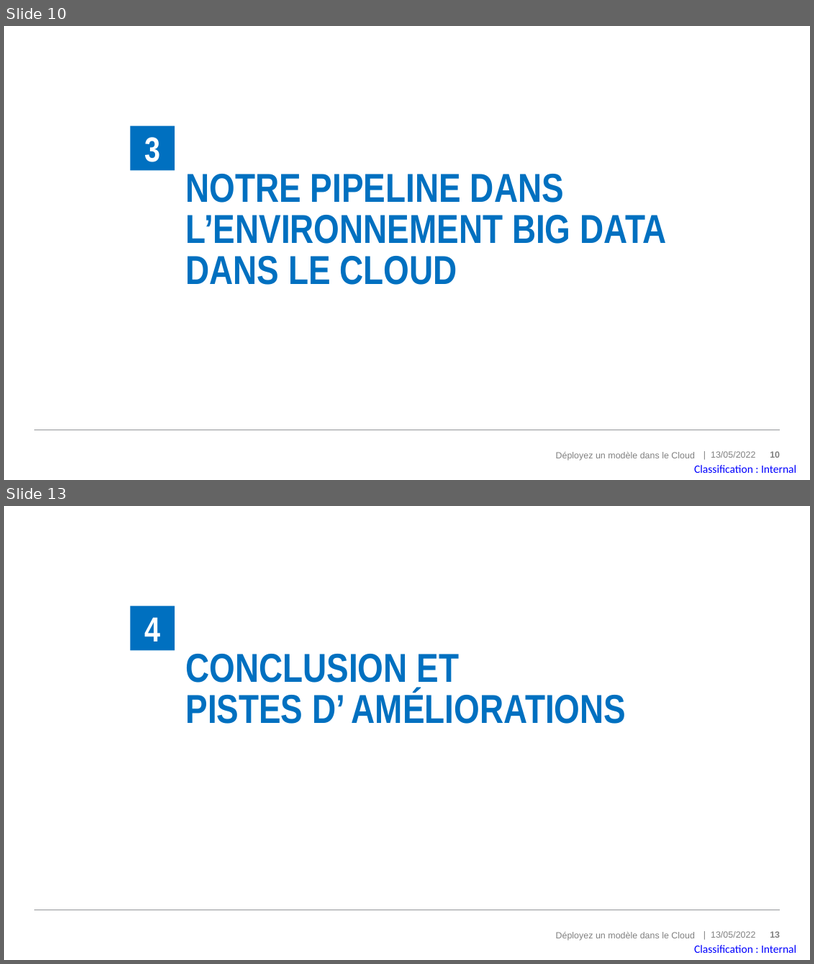
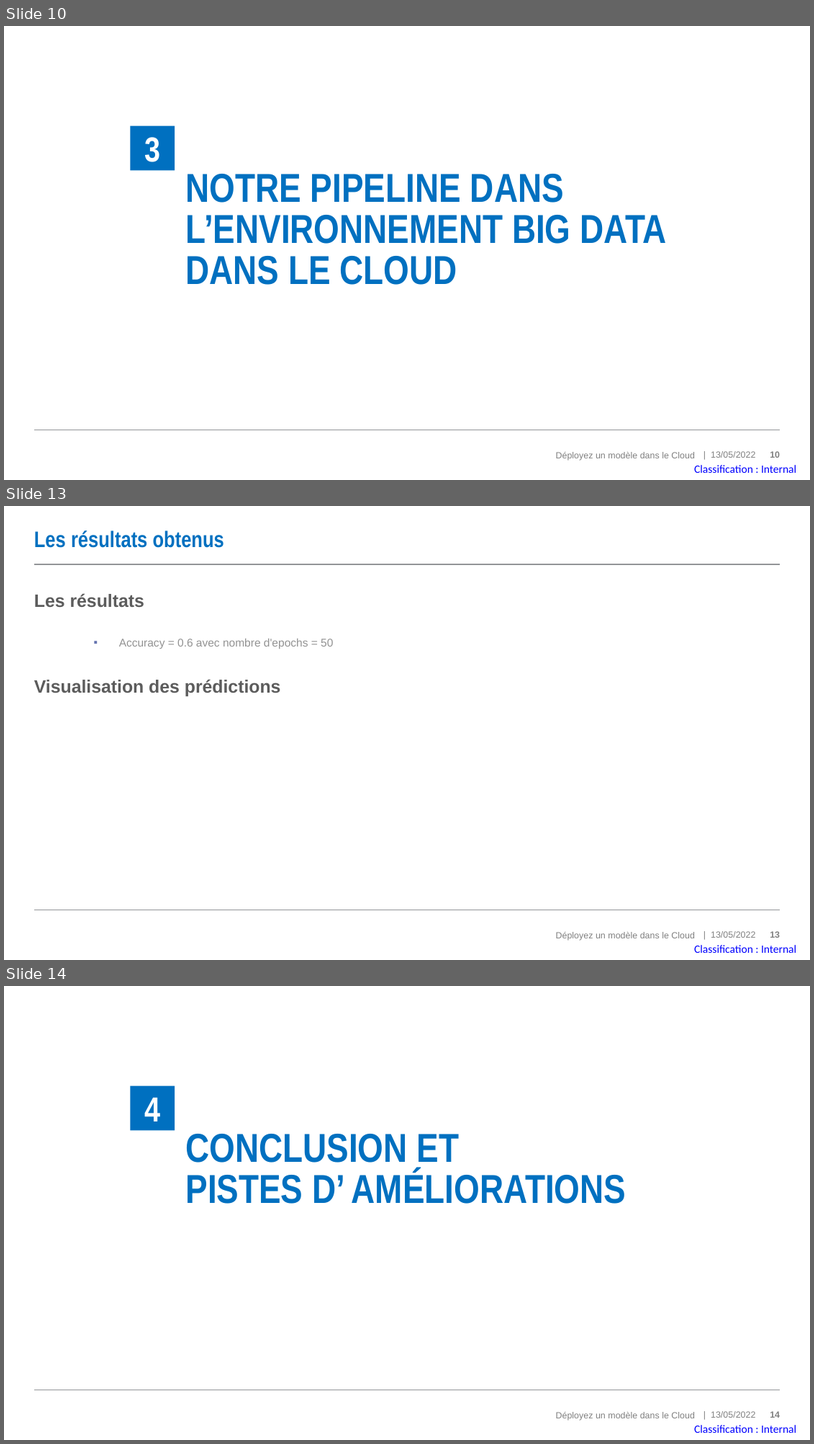
Before and after one commit to MadesLaurence/OpenClassrooms-Fruits-Project-8-, a slide deck: P8_10_support.pptx. Shown one above the other, each under a label of ours: slides 10 and 13 before the commit, slides 10, 13 and 14 after it; the slides between them are not shown. The pictures are 814x964 and 814x1444 pixels, drawn with LibreOffice and Linux fonts; fonts in the diff are those of the drawing. Boxes give left, top, right and bottom in pixels: in the first picture for what was removed or moved away, otherwise in the second. Text is boxed around its words. In the diff, an @@ line names an element or a change of style, - is before the commit and + after.

```diff
--- a/P8_10_support.pptx
+++ b/P8_10_support.pptx
@@ slide 13 added at (4, 506, 810, 960), background #FFFFFF; not listed: 5 template elements that a slide beside it also shows @@
@@ title added at (34, 530, 224, 548), 20 pt, text #0070C0, bold @@
+Les résultats obtenus
@@ line added from (35, 564) to (781, 564), #939598 1 pt @@
@@ text added at (34, 594, 333, 696), 16 pt, text #5C5C5C, bold @@
+  Les résultats
+    ▪ Accuracy = 0.6 avec nombre d'epochs = 50
+  Visualisation des prédictions
@@ what was slide 13 is now slide 14 @@
@@ page number at (770, 1411, 780, 1417): text changed @@
-13
+14
```
Also in this commit, not shown: 9 slides changed, 1 other slide added, 1 slide removed, 1 other file.
